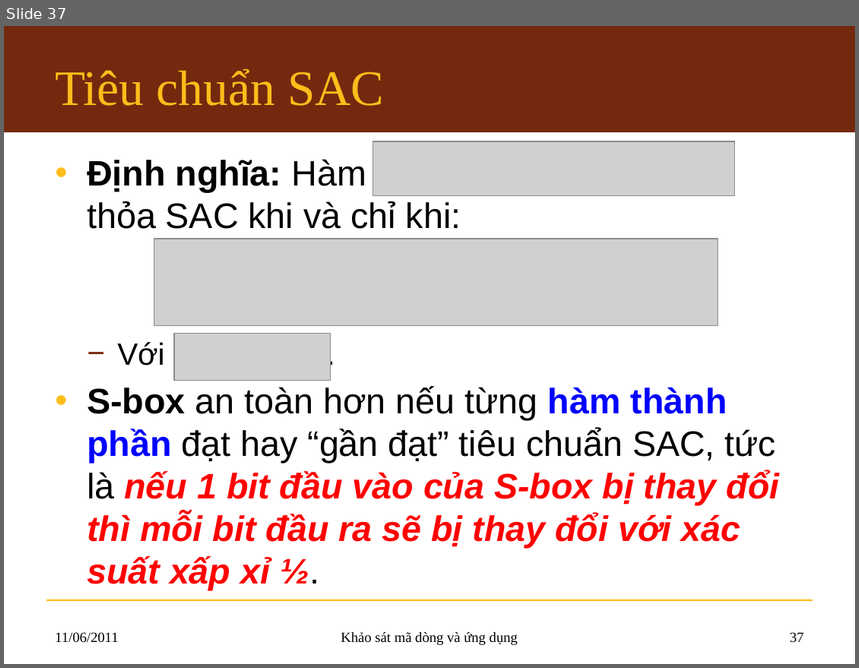
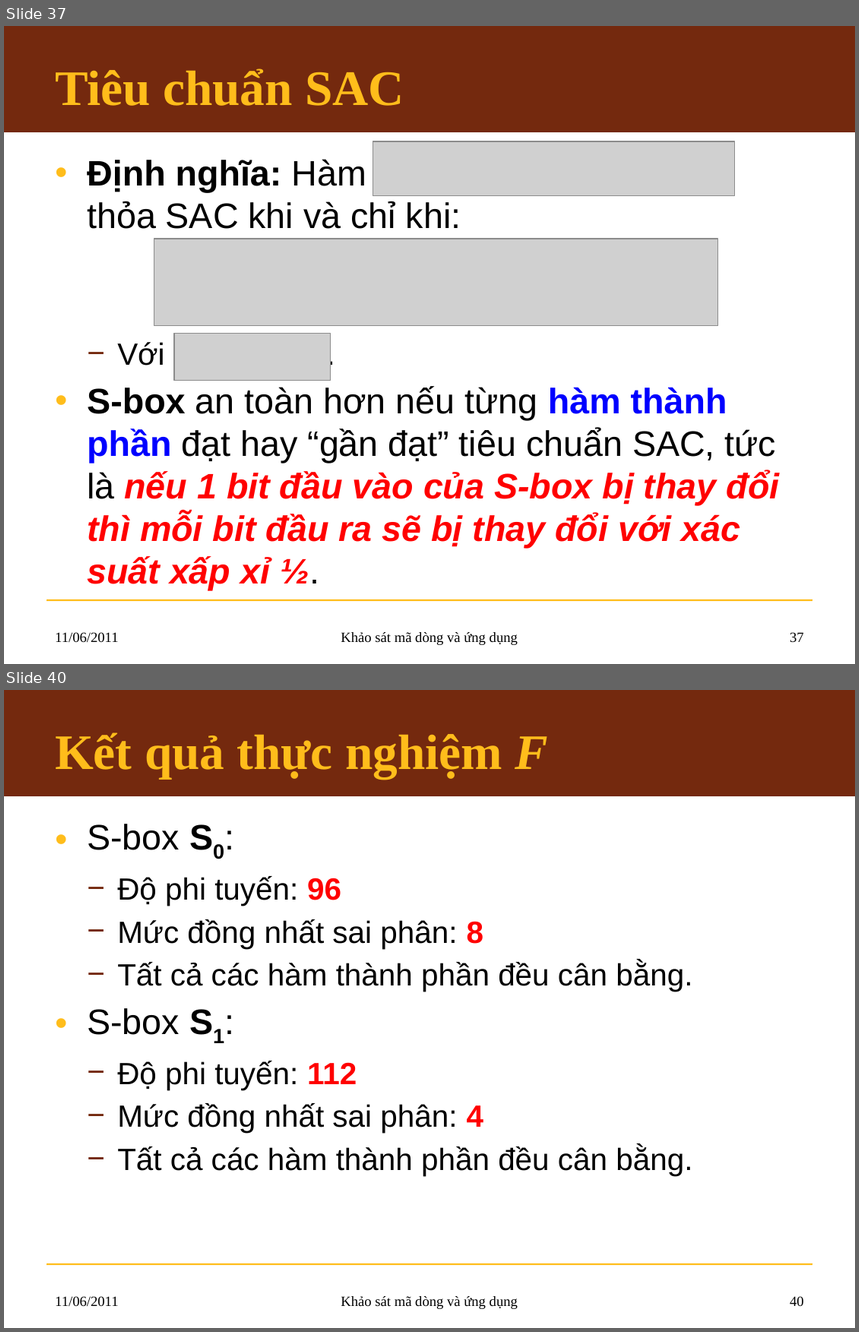
Before and after one commit to hemprasad/lvmm-sc, a slide deck: 7.Slide/KLTN_Slide.pptx. Shown one above the other, each under a label of ours: slide 37 before the commit, slides 37 and 40 after it; the slides between them are not shown. The pictures are 859x668 and 859x1332 pixels, drawn with LibreOffice and Linux fonts; fonts in the diff are those of the drawing; grey boxes stand for pictures; background and template pictures are left out. Boxes give left, top, right and bottom in pixels: in the first picture for what was removed or moved away, otherwise in the second. Text is boxed around its words. In the diff, an @@ line names an element or a change of style, - is before the commit and + after.

```diff
--- a/7.Slide/KLTN_Slide.pptx
+++ b/7.Slide/KLTN_Slide.pptx
@@ slide 40 added at [4, 690, 855, 1328], background #FFFFFF; not listed: 2 template elements that a slide beside it also shows @@
@@ title added at [55, 733, 549, 779], 42 pt, text #FFBD1B, bold @@
+Kết quả thực nghiệm F
@@ text added at [87, 824, 693, 1176], 26 pt, text #000000 @@
+• S-box S0:
+  − Độ phi tuyến: 96
+  − Mức đồng nhất sai phân: 8
+  − Tất cả các hàm thành phần đều cân bằng.
+• S-box S1:
+  − Độ phi tuyến: 112
+  − Mức đồng nhất sai phân: 4
+  − Tất cả các hàm thành phần đều cân bằng.
@@ text added at [55, 1296, 118, 1307], 12 pt, text #000000 @@
+11/06/2011
@@ text added at [341, 1296, 518, 1309], 12 pt, text #000000 @@
+Khảo sát mã dòng và ứng dụng
@@ page number added at [790, 1296, 804, 1306], 12 pt, text #000000 @@
+40
@@ slide 37 changed as well @@
@@ title "Tiêu chuẩn SAC" at [55, 69, 405, 106]: bold on @@
```
Also in this commit, not shown: 35 other slides changed, 5 other slides added.
